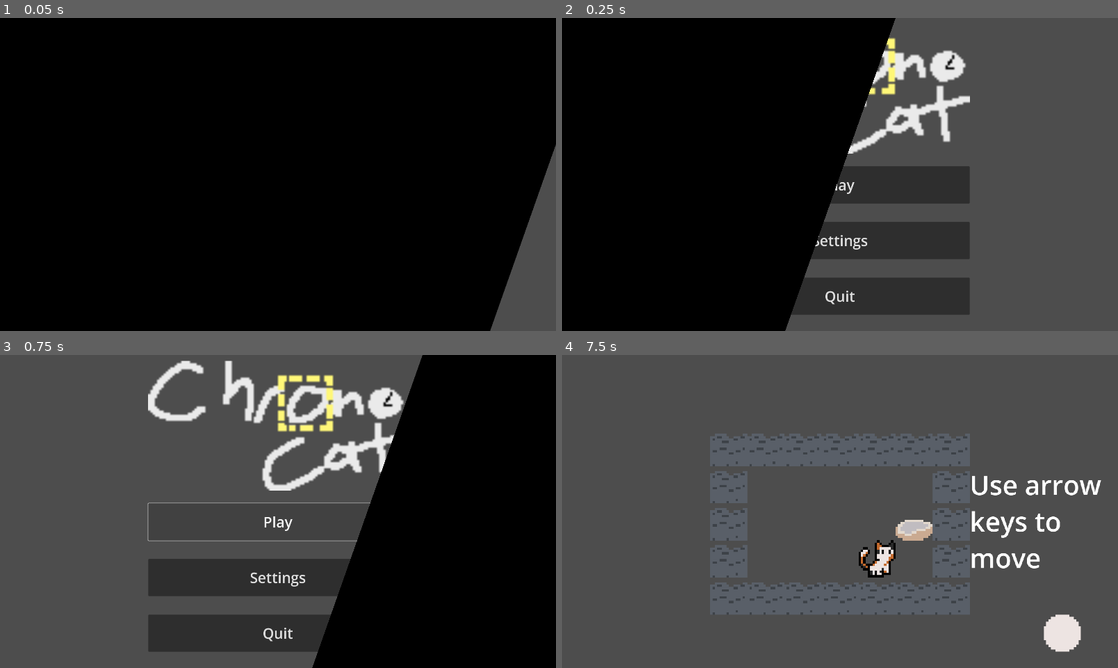
Above: before the commit, frames 1-4 (two rows, left to right).
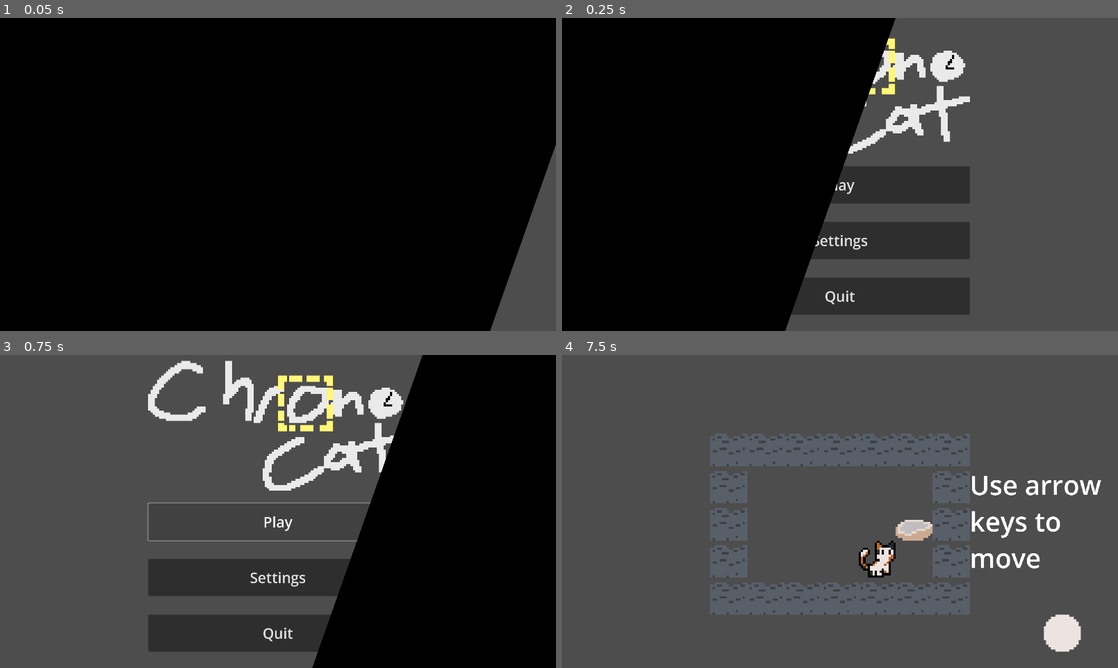
Above: after the commit, the same moments.

Repository: Just-a-Bee/Chrono-Cat
Game: Godot game, scene res://ui/title/title.tscn
Same seed, same stepped clock (60 frames per second), same inputs: the game is played once before the commit and once after it.
Inputs (mouse positions are in pixels of both pictures, inside the frame that each line leads up to):
- Up to frame 1 (0.05 s): no input
- Up to frame 2 (0.25 s): no input
- Up to frame 3 (0.75 s): click "Play" at 0.5 s
- Up to frame 4 (7.5 s): tap Enter (ui_accept) at 1.25, 1.52, 2.27, 3.77, 4.25, 4.52, 5.27, 5.75, 6.77 s; move the mouse to (962, 495) at 1.27 s; hold D (right) 1.28-2.03 s; hold X (rewind) 1.28-2.03 s; click (962, 495) at 1.42 s; move the mouse to (728, 527) at 2.02 s; hold S (down) 2.03-2.78 s; tap X (rewind) at 2.1, 3.05, 3.6, 5.3, 6.6 s; move the mouse to (895, 442) at 2.77 s; hold D (right) 2.78-3.53 s; hold Z (undo) 2.78-3.53 s; move the mouse to (812, 574) at 3.52 s; hold W (up) 3.53-4.28 s; click (812, 574) at 3.67 s; move the mouse to (1006, 558) at 4.27 s; hold X (rewind) 4.28-5.03 s; hold A (left) 4.28-5.78 s; tap R (restart) at 5, 6.5 s; move the mouse to (673, 464) at 5.02 s; tap Z (undo) at 5.1 s; move the mouse to (867, 511) at 5.77 s; hold S (down) 5.78-6.53 s; hold X (rewind) 5.78-6.53 s; click (867, 511) at 5.92 s; move the mouse to (756, 433) at 6.52 s; hold D (right) 6.53-7.28 s; move the mouse to (962, 495) at 7.27 s; hold W (up) from 7.28 s (still down); hold Z (undo) from 7.28 s (still down)

Frame 1 is identical in both runs. In frame 2, 0.8% of the frame differs, in the area x 51-74%, y 6-44%; in frame 3, 1.7%, in the area x 26-73%, y 1-44%; in frame 4, less than 0.1%.

Commit message:
Rewind cursor bug fixed Tween code for actor and rewind simplified

Diff:
--- a/actors/scripts/actor.gd
+++ b/actors/scripts/actor.gd
@@ -3,21 +3,15 @@
 
 @onready var level:Level = get_parent()
 
-var tween:Tween = null
-var tween_position:Vector2
+
 
 func _ready():
-	tween = get_tree().create_tween()
-	tween.stop()
+	pass
 
 #does not move actor in level's base, just moves the appearance of the actor, called by level
 func move(new_position):
-	if tween.is_running():
-		tween.stop()
-		position = tween_position
-	tween = get_tree().create_tween()
-	tween_position = new_position
-	tween.tween_property(self, "position", tween_position, .3).set_trans(Tween.TRANS_QUINT).set_ease(Tween.EASE_OUT)
+	var tween = get_tree().create_tween()
+	tween.tween_property(self, "position", new_position, .3).set_trans(Tween.TRANS_QUINT).set_ease(Tween.EASE_OUT)
 
 
 # function to return behavior that should happen when self collides with actor
--- a/actors/scripts/player.gd
+++ b/actors/scripts/player.gd
@@ -3,6 +3,7 @@
 
 const SLEEP_1 = Vector2(0,1)
 
+var tween_to_position:Vector2 = position
 
 func _ready():
 	super._ready()
@@ -18,7 +19,7 @@
 
 func move(new_position):
 	super.move(new_position)
-	var move_dir:Vector2 = (new_position - position).normalized()
+	var move_dir:Vector2 = (new_position - tween_to_position).normalized()
 	if move_dir == Vector2.LEFT:
 		flip_h = true
 	elif move_dir == Vector2.RIGHT:
@@ -27,6 +28,7 @@
 		frame_coords.x += 1
 	else:
 		frame_coords.x = 0
+	tween_to_position = new_position
 
 func _on_level_win():
 	await get_tree().create_timer(.3).timeout
--- a/level_files/level.gd
+++ b/level_files/level.gd
@@ -15,7 +15,8 @@
 
 # rewind vars
 # instance of rewind cursor, added as child when rewinding
-var rewind_cursor:Node2D = preload("res://level_files/rewind_cursor.tscn").instantiate()
+var rewind_cursor_packed:PackedScene = preload("res://level_files/rewind_cursor.tscn")
+var rewind_cursor:Node2D = null
 var rewinding:bool = false
 var cursor_pos:Vector2i = Vector2i.ZERO
 # dictionary that stores each actor and a list of its rewind positions
@@ -46,7 +47,7 @@
 	index_floor()
 	win.connect(main._on_level_win)
 	rewind_uses_changed.connect(main._on_rewind_uses_changed)
-	add_child(rewind_cursor)
+
 # function to index every actor into actor dictionary
 func index_actors():
 	for node in get_children():
@@ -187,6 +188,8 @@
 # function to initiate a rewind, spawns cursor
 func start_rewind():
 	rewinding = true
+	rewind_cursor = rewind_cursor_packed.instantiate()
+	add_child(rewind_cursor)
 	cursor_pos = actor_dictionary.find_key(player)
 	rewind_cursor.position = map_to_local(cursor_pos)
 	rewind_cursor.show()
@@ -214,6 +217,8 @@
 func end_rewind():
 	rewind_cursor.hide()
 	rewinding = false
+	remove_child(rewind_cursor)
+	rewind_cursor.queue_free()
 
 
 # other functions
--- a/level_files/rewind_cursor.gd
+++ b/level_files/rewind_cursor.gd
@@ -1,30 +1,19 @@
 extends Sprite2D
 
-var tween:Tween = null
-var tween_position:Vector2
+
 @onready var level:Level = get_parent()
 
 func _ready():
-	tween = get_tree().create_tween()
-	tween.stop()
-	tween.finished.connect(_on_tween_finished)
-
+	pass
 #does not move actor in level's base, just moves the appearance of the actor, called by level
 func move(new_position):
 	$Arrow.hide()
-	if tween.is_running():
-		tween.stop()
-		position = tween_position
-	tween = get_tree().create_tween()
-	tween.finished.connect(_on_tween_finished)
-	tween_position = new_position
-	tween.tween_property(self, "position", tween_position, .3).set_trans(Tween.TRANS_QUINT).set_ease(Tween.EASE_OUT)
-
-func _on_tween_finished():
-	update_indicator()
+	var tween = get_tree().create_tween()
+	tween.tween_property(self, "position", new_position, .3).set_trans(Tween.TRANS_QUINT).set_ease(Tween.EASE_OUT)
+	$ArrowTimer.start()
 
 # function to update cursor's arrow indicator
-func update_indicator():
+func update_arrow():
 	if level.actor_dictionary.has(level.cursor_pos):
 		var hovered_actor = level.actor_dictionary[level.cursor_pos]
 		if level.rewind_dictionary[hovered_actor].size() > 0:
@@ -41,3 +30,7 @@
 		$Arrow.rotation = PI
 	if direction == Vector2i.UP:
 		$Arrow.rotation = -PI/2
+
+
+func _on_arrow_timer_timeout():
+	update_arrow()
--- a/level_files/rewind_cursor.tscn
+++ b/level_files/rewind_cursor.tscn
@@ -15,3 +15,9 @@
 texture = ExtResource("2_08ijm")
 offset = Vector2(16, 0)
 flip_h = true
+
+[node name="ArrowTimer" type="Timer" parent="."]
+wait_time = 0.15
+one_shot = true
+
+[connection signal="timeout" from="ArrowTimer" to="." method="_on_arrow_timer_timeout"]
--- a/ui/title/title.tscn
+++ b/ui/title/title.tscn
@@ -9,6 +9,7 @@
 script = ExtResource("1_ksjlk")
 
 [node name="Title" type="Sprite2D" parent="."]
+texture_filter = 3
 position = Vector2(960, 245)
 scale = Vector2(7.59322, 7.11111)
 texture = ExtResource("2_g6b56")
Not shown, changed: todo.txt
